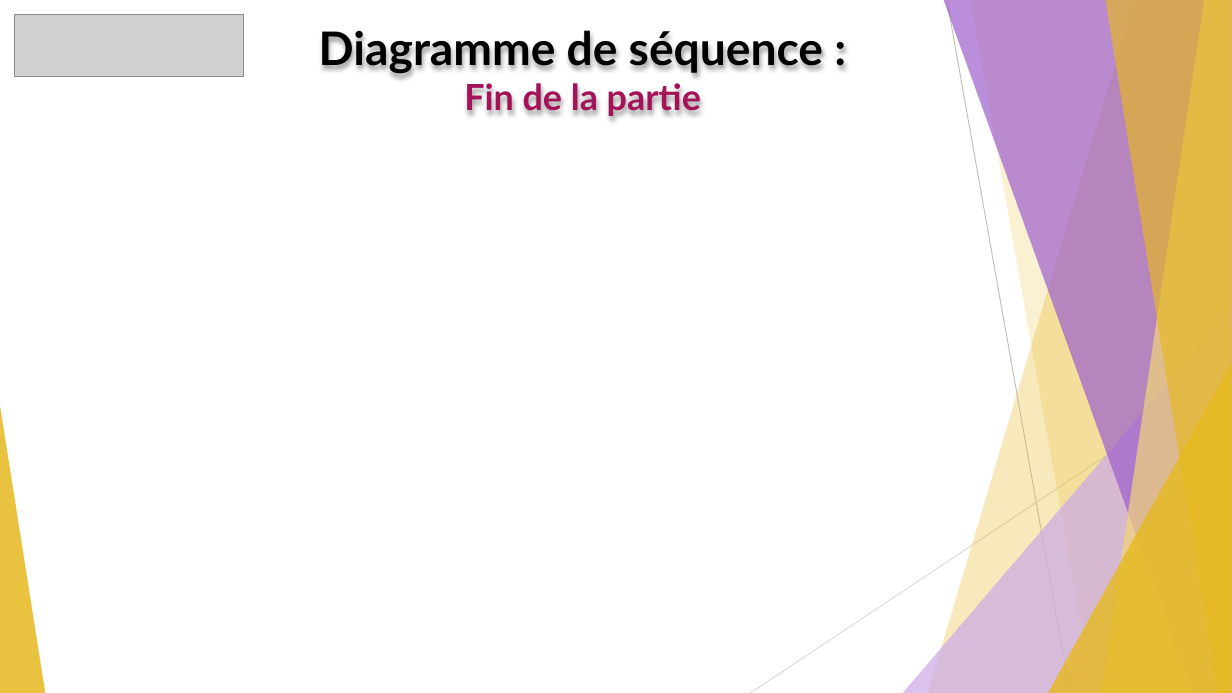
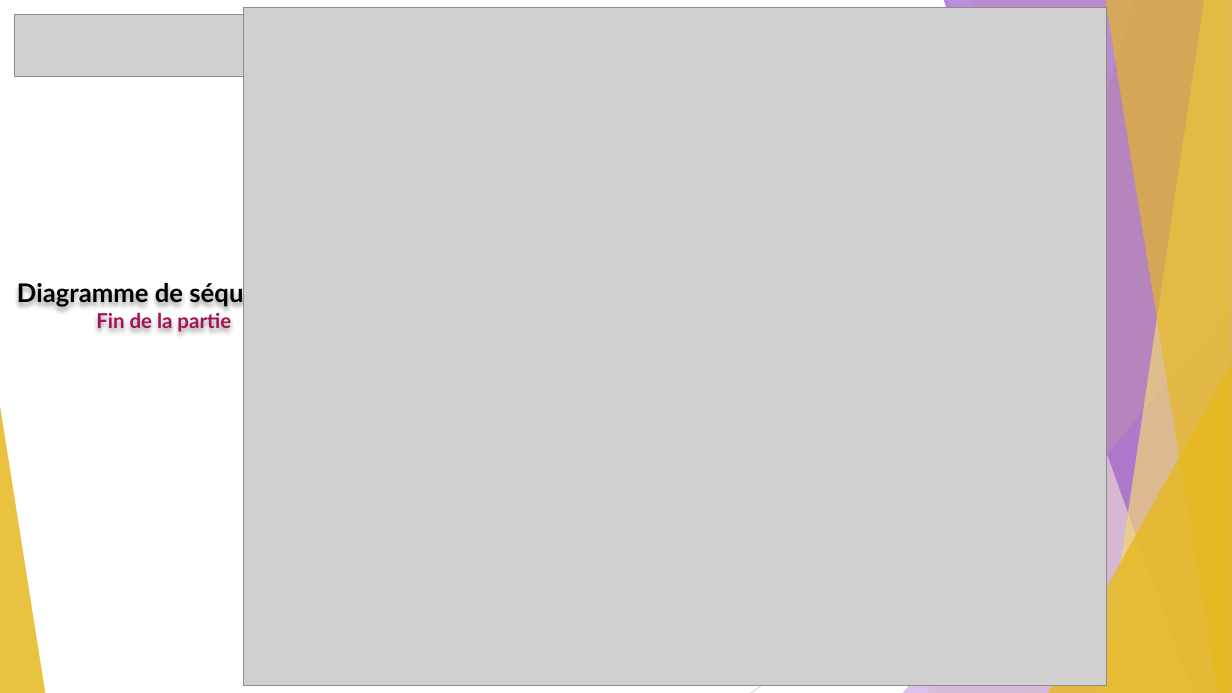
Before and after one commit to GuiguiMvn/Systeme-Escape-Game-Telethon, a slide deck: slide 11 of Nathan/Compte-rendus/REVUE-R2-GUIGAND-SFL6.pptx. Drawn at 1232x693 pixels with LibreOffice and Linux fonts; fonts in the diff are those of the drawing; grey boxes stand for pictures. Boxes give left, top, right and bottom in pixels: in the first picture for what was removed or moved away, otherwise in the second. Text is boxed around its words. In the diff, an @@ line names an element or a change of style, - is before the commit and + after.

Commit message:
MAJ des diagrammes de séquences et corrections des erreurs. Poursuite et intégration des diagrammes dans le diaporama de revue 2. Apport de quelques modifications sur l'ébauche de l'application de supervision.

```diff
--- a/Nathan/Compte-rendus/REVUE-R2-GUIGAND-SFL6.pptx
+++ b/Nathan/Compte-rendus/REVUE-R2-GUIGAND-SFL6.pptx
@@ picture added at [244,7,1107,686] @@
@@ text "Diagramme de séquence : Fin ...": place and size @@
-text "Diagramme de séquence : Fin ..." at [319,30,823,117]
+text "Diagramme de séquence : Fin ..." at [17,280,297,332]
@@ text "Diagramme de séquence : Fin ..." at [17,280,297,332]: size 36 to 20 pt in "Diagramme de séquence :"; size 28 to 16 pt in "Fin de la partie" @@
```
Also in this commit, not shown: 2 other slides changed, 1 slide added, 1 slide removed, 7 other files.
